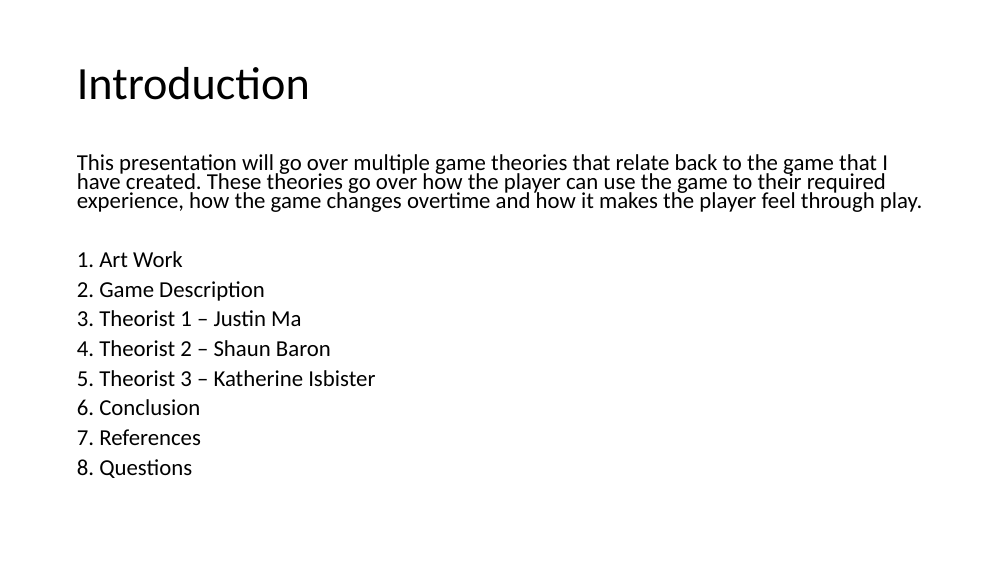
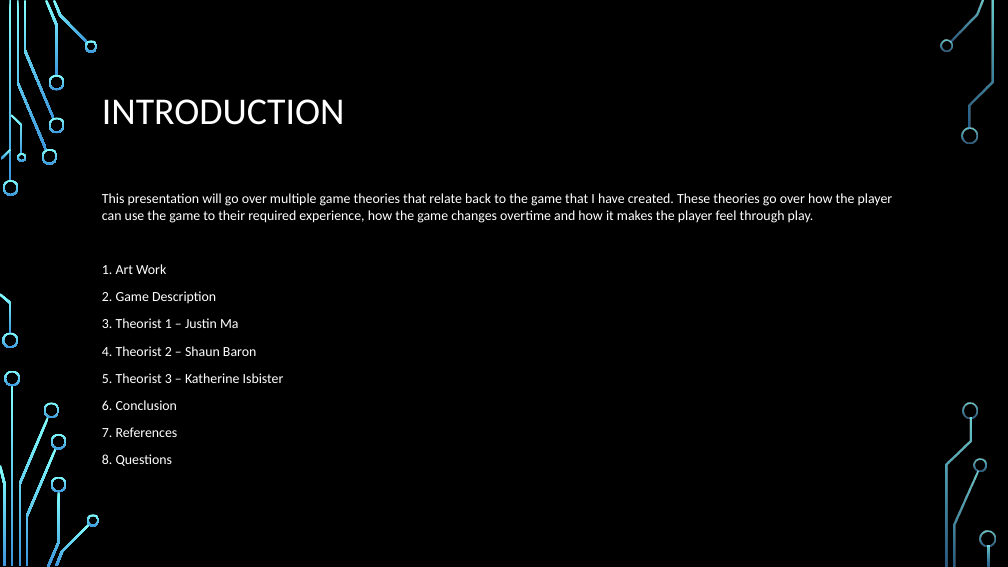
Before and after one commit to Mukkablue/PotatoEatersGame, a slide deck: slide 2 of ExamPresentationTemplate.pptx. Drawn at 1008x567 pixels with LibreOffice and Linux fonts; fonts in the diff are those of the drawing; background and template pictures are left out. Boxes give left, top, right and bottom in pixels: in the first picture for what was removed or moved away, otherwise in the second. Text is boxed around its words. In the diff, an @@ line names an element or a change of style, - is before the commit and + after.

```diff
--- a/ExamPresentationTemplate.pptx
+++ b/ExamPresentationTemplate.pptx
@@ background #FFFFFF to picture (left out) @@
@@ title at [102,99,345,125]: text changed; size 44 to 36 pt; text colour #000000 to #FFFFFF @@
-Introduction
+INTRODUCTION
@@ text "This presentation will go over ...": place and size @@
-text "This presentation will go over ..." at [77,154,922,478]
+text "This presentation will go over ..." at [102,193,893,466]
@@ text "This presentation will go over ..." at [102,193,893,466]: size 21.7 to 13.2 pt, text colour #000000 to #FFFFFF; line spacing 0.7 to 1 @@
@@ group added at [0,0,996,567]: 33 freeform shapes, 3 rectangles @@
```
Also in this commit, not shown: 10 other slides changed.
